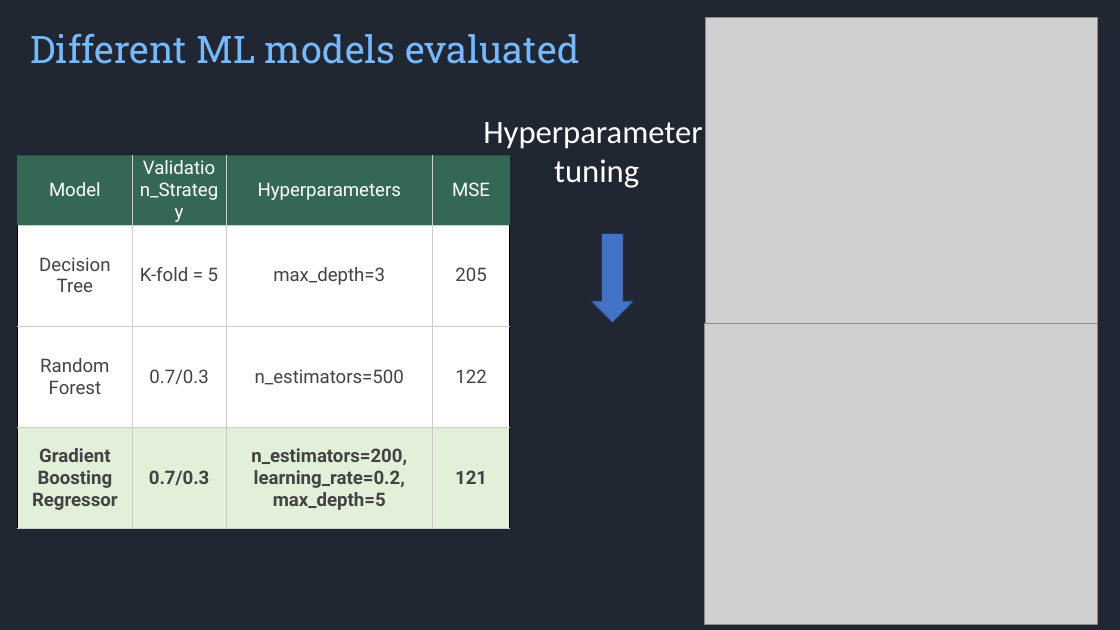
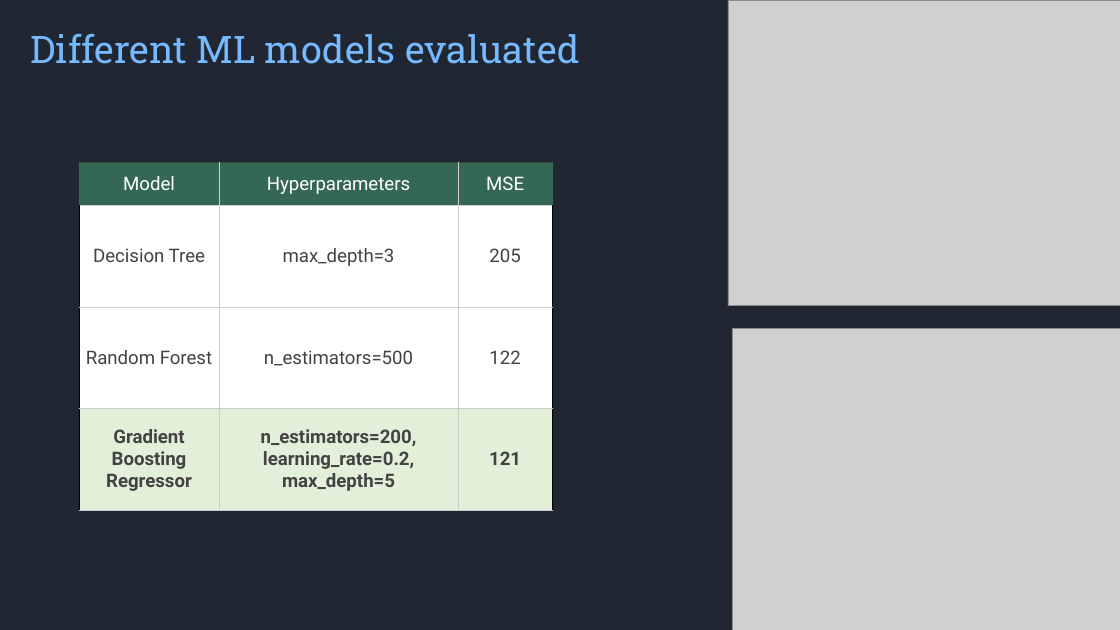
Before and after one commit to syam3500/hackthefuture2025, a slide deck: slide 5 of presentation.pptx. Drawn at 1120x630 pixels with LibreOffice and Linux fonts; fonts in the diff are those of the drawing; grey boxes stand for pictures; background and template pictures are left out. Boxes give left, top, right and bottom in pixels: in the first picture for what was removed or moved away, otherwise in the second. Text is boxed around its words. In the diff, an @@ line names an element or a change of style, - is before the commit and + after.

```diff
--- a/presentation.pptx
+++ b/presentation.pptx
@@ picture moved from (x1=706, y1=18, x2=1098, y2=323) to (x1=728, y1=0, x2=1120, y2=306) @@
@@ text removed at (x1=483, y1=122, x2=702, y2=188) @@
-Hyperparameter
-tuning
@@ table at (x1=79, y1=162, x2=553, y2=510) @@
-column 2: Validation_Strategy | K-fold = 5 | 0.7/0.3 | 0.7/0.3
@@ table resized from (x1=18, y1=155, x2=510, y2=529) to (x1=79, y1=162, x2=553, y2=510) @@
@@ down arrow removed at (x1=591, y1=234, x2=635, y2=323) @@
@@ picture resized from (x1=704, y1=323, x2=1097, y2=625) to (x1=733, y1=329, x2=1120, y2=630) @@
```
Also in this commit, not shown: 4 other slides changed.
